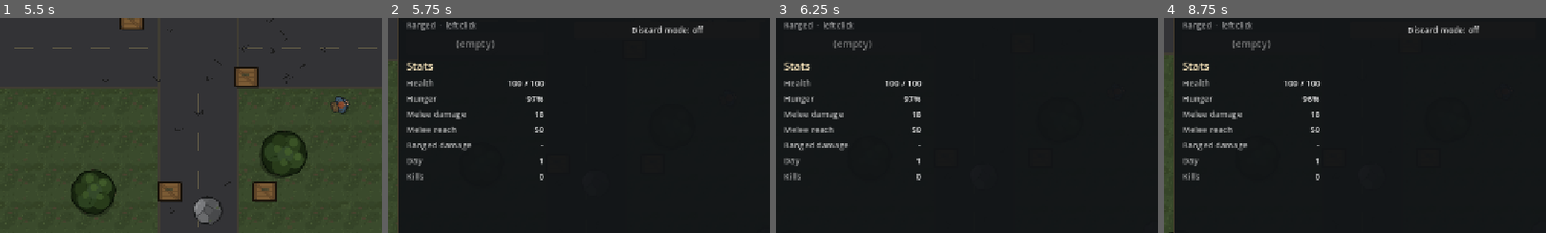
Above: before the commit, frames 1-4 (left to right).
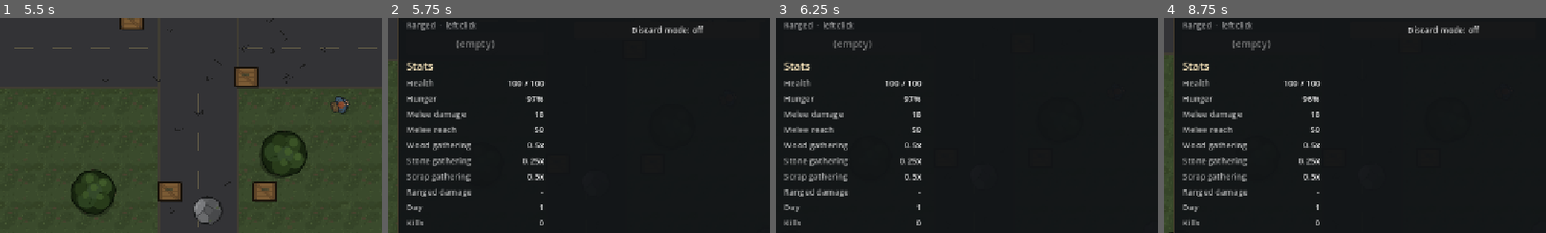
Above: after the commit, the same moments.

Repository: CptSyphilis/nightfall-
Game: Godot game, scene res://scenes/main.tscn
Two runs of this game, one before a commit and one after it. Both use one fixed random seed, a clock stepped at 60 frames per second and the inputs below.
Inputs (mouse positions are % of the whole screen's width and height, from its top left):
- Up to frame 1 (5.5 s): tap Enter (restart) at 0.5, 2, 5 s; move the mouse to (72, 45) at 0.52 s; hold D (move_right) 0.53-1.25 s; hold Right mouse button (demolish) 0.53-1.25 s; tap Q (ability) at 0.6, 5.3 s; click (72, 45) at 0.67 s; drag from (30, 55) to (45, 70) at 1.27 s; move the mouse to (60, 28) at 2.02 s; hold D (move_right) 2.03-2.75 s; tap Space (dodge) at 2.1 s; click (60, 28) at 2.17 s; tap F (eat) at 2.3 s; drag from (45, 70) to (20, 35) at 2.77 s; move the mouse to (80, 65) at 3.52 s; hold A (move_left) 3.53-4.25 s; tap H (heal) at 3.6 s; click (80, 65) at 3.67 s; tap E (interact) at 3.8 s; tap Escape (close_ui) at 4.15 s; drag from (20, 35) to (35, 25) at 4.27 s; move the mouse to (55, 50) at 5.02 s; press the mouse at (55, 50) at 5.03 s; hold S (move_down) from 5.03 s (still down)
- Up to frame 2 (5.75 s): keep holding S (move_down); tap Tab (inventory) at 5.65 s
- Up to frame 3 (6.25 s): release S (move_down) at 5.75 s; release the mouse at (55, 50) at 5.75 s; click "Discard mode: off" at 5.75 s
- Up to frame 4 (8.75 s): click "Discard mode: ON" at 6.5 s; tap Enter (restart) at 7.25, 8 s; drag from (35, 25) to (30, 55) at 7.27 s; move the mouse to (72, 45) at 8.02 s; hold W (move_up) from 8.03 s (still down); hold B (build_mode) from 8.03 s (still down); click (72, 45) at 8.17 s; tap Space (dodge) at 8.3 s; tap R (reload) at 8.65 s
The pictures show only the part of the screen within x 5-55%, y 33-83%; the shares and areas given below are measured in that part.

Frame 1 is identical in both runs. In frame 2, 1.9% of the frame differs, in the area x 4-41%, y 57-97%; in frame 3, 1.9%; in frame 4, 1.9%.

Commit message:
Give each melee weapon its own gather power; keep crafting list scroll on refresh
Better tools take fewer swings and get more out of each tree, rock or scrap pile.
The character screen shows the equipped weapon's gather powers. The crafting list
no longer jumps back to the top when hunger ticks down while the menu is open.

Co-Authored-By: Claude Opus 5.5 <noreply@anthropic.com>

Diff:
--- a/scripts/inventory_ui.gd
+++ b/scripts/inventory_ui.gd
@@ -14,6 +14,8 @@
 var _side: VBoxContainer
 var _last_signature := ""
 var _focus_key := ""     # which button had controller focus, kept across rebuilds
+var _craft_scroll: ScrollContainer = null
+var _craft_scroll_y := 0  # how far the crafting list was scrolled, kept across rebuilds
 var discard_mode := false   # when on, selecting an item throws it away
 
 
@@ -128,6 +130,8 @@
 	var focused := get_viewport().gui_get_focus_owner()
 	if focused != null and focused.has_meta("key"):
 		_focus_key = focused.get_meta("key")
+	if is_instance_valid(_craft_scroll):
+		_craft_scroll_y = _craft_scroll.scroll_vertical
 
 	for box in [_char, _inv, _side]:
 		for child in box.get_children():
@@ -172,6 +176,10 @@
 	_char.add_child(_stat("Hunger", "%d%%" % p.hunger))
 	_char.add_child(_stat("Melee damage", "%d" % m["damage"]))
 	_char.add_child(_stat("Melee reach", "%d" % m["range"]))
+	var g: Dictionary = m.get("gather", {})
+	_char.add_child(_stat("Wood gathering", "%sx" % g.get("tree", 1.0)))
+	_char.add_child(_stat("Stone gathering", "%sx" % g.get("rock", 1.0)))
+	_char.add_child(_stat("Scrap gathering", "%sx" % g.get("scrap", 1.0)))
 	if r.is_empty():
 		_char.add_child(_stat("Ranged damage", "-"))
 	else:
@@ -229,6 +237,15 @@
 		list.add_child(_recipe_button(r))
 	_side.add_child(scroll)
 	_side.add_child(_small(_close_hint()))
+	_craft_scroll = scroll
+	_restore_scroll(scroll, _craft_scroll_y)
+
+
+## The new list can't scroll until it has been laid out, so wait a frame.
+func _restore_scroll(scroll: ScrollContainer, y: int) -> void:
+	await get_tree().process_frame
+	if is_instance_valid(scroll):
+		scroll.scroll_vertical = y
 
 
 func _item_grid(inv, on_click: Callable, p) -> Control:
--- a/scripts/items.gd
+++ b/scripts/items.gd
@@ -35,16 +35,17 @@
 
 ## Weapon stats.
 ## Melee:  damage, range (pixels), arc (radians each side, small = narrow thrust),
-##         cooldown (seconds between swings), knockback, gather (bonus per resource type).
+##         cooldown (seconds between swings), knockback,
+##         gather (power on tree / rock / scrap: 1 = normal, higher = more per swing and fewer swings).
 ## Ranged: damage, cooldown, ammo (item used), magazine (0 = no reloading),
 ##         noise (how far zombies hear it), speed and life of the projectile.
 const WEAPONS := {
-	"fists":       {"type": "melee", "damage": 18.0, "range": 50.0,  "arc": 0.9,  "cooldown": 0.40, "knockback": 200.0},
-	"club":        {"type": "melee", "damage": 38.0, "range": 70.0,  "arc": 1.2,  "cooldown": 0.55, "knockback": 450.0},
-	"stone_axe":   {"type": "melee", "damage": 30.0, "range": 65.0,  "arc": 1.0,  "cooldown": 0.50, "knockback": 300.0, "gather": {"tree": 2}},
-	"spear":       {"type": "melee", "damage": 45.0, "range": 115.0, "arc": 0.3,  "cooldown": 0.60, "knockback": 250.0},
-	"spiked_club": {"type": "melee", "damage": 60.0, "range": 72.0,  "arc": 1.2,  "cooldown": 0.60, "knockback": 550.0},
-	"machete":     {"type": "melee", "damage": 45.0, "range": 72.0,  "arc": 1.3,  "cooldown": 0.38, "knockback": 220.0, "gather": {"scrap": 2}},
+	"fists":       {"type": "melee", "damage": 18.0, "range": 50.0,  "arc": 0.9,  "cooldown": 0.40, "knockback": 200.0, "gather": {"tree": 0.5, "rock": 0.25, "scrap": 0.5}},
+	"club":        {"type": "melee", "damage": 38.0, "range": 70.0,  "arc": 1.2,  "cooldown": 0.55, "knockback": 450.0, "gather": {"tree": 1.0, "rock": 1.5, "scrap": 1.0}},
+	"stone_axe":   {"type": "melee", "damage": 30.0, "range": 65.0,  "arc": 1.0,  "cooldown": 0.50, "knockback": 300.0, "gather": {"tree": 2.5, "rock": 1.0, "scrap": 1.0}},
+	"spear":       {"type": "melee", "damage": 45.0, "range": 115.0, "arc": 0.3,  "cooldown": 0.60, "knockback": 250.0, "gather": {"tree": 0.75, "rock": 0.5, "scrap": 0.75}},
+	"spiked_club": {"type": "melee", "damage": 60.0, "range": 72.0,  "arc": 1.2,  "cooldown": 0.60, "knockback": 550.0, "gather": {"tree": 1.0, "rock": 2.5, "scrap": 1.5}},
+	"machete":     {"type": "melee", "damage": 45.0, "range": 72.0,  "arc": 1.3,  "cooldown": 0.38, "knockback": 220.0, "gather": {"tree": 1.5, "rock": 0.5, "scrap": 2.5}},
 	"pistol":   {"type": "ranged", "damage": 45.0, "cooldown": 0.18, "ammo": "ammo",  "magazine": 12, "noise": 650.0, "speed": 1100.0, "life": 0.8, "style": "bullet"},
 	"bow":      {"type": "ranged", "damage": 55.0, "cooldown": 0.75, "ammo": "arrow", "magazine": 0,  "noise": 90.0,  "speed": 700.0,  "life": 0.9, "style": "arrow"},
 	"crossbow": {"type": "ranged", "damage": 95.0, "cooldown": 1.40, "ammo": "arrow", "magazine": 0,  "noise": 140.0, "speed": 950.0,  "life": 0.9, "style": "arrow"},
--- a/scripts/player.gd
+++ b/scripts/player.gd
@@ -405,7 +405,7 @@
 		z.take_damage(w["damage"], to.normalized() * w["knockback"])
 		hits += 1
 	# The same swing chops trees, breaks rocks and pulls apart scrap.
-	var gather_bonus: Dictionary = w.get("gather", {})
+	var gather_power: Dictionary = w.get("gather", {})
 	for r in get_tree().get_nodes_in_group("resources"):
 		if r.depleted:
 			continue
@@ -414,7 +414,7 @@
 			continue
 		if absf(aim_dir.angle_to(to)) > arc + _arc_slack(to.length(), r.radius):
 			continue
-		r.gather(self, gather_bonus.get(r.kind, 1))
+		r.gather(self, gather_power.get(r.kind, 1.0))
 		hits += 1
 	game.make_noise(global_position, MELEE_NOISE)
 	return hits > 0
--- a/scripts/resource_node.gd
+++ b/scripts/resource_node.gd
@@ -1,6 +1,7 @@
 extends StaticBody2D
 ## A tree, rock or scrap pile. Hit it with melee (right click) to gather.
-## Each hit gives some materials. It disappears after its last hit.
+## Each hit gives some materials. It disappears once its durability runs out.
+## Better tools give more per hit AND wear the pile down in fewer hits.
 
 const Items := preload("res://scripts/items.gd")
 const FloatingText := preload("res://scripts/floating_text.gd")
@@ -19,8 +20,8 @@
 
 var kind := "tree"
 var radius := 16.0
-var hits_left := 4
-var max_hits := 4
+var durability := 4.0       # one normal hit takes off 1
+var max_durability := 4.0
 var depleted := false
 var _shake := 0.0
 var _rng := RandomNumberGenerator.new()
@@ -30,8 +31,8 @@
 func setup(k: String) -> void:
 	kind = k
 	radius = KINDS[k]["radius"]
-	max_hits = KINDS[k]["hits"]
-	hits_left = max_hits
+	max_durability = KINDS[k]["hits"]
+	durability = max_durability
 
 
 func _ready() -> void:
@@ -48,13 +49,19 @@
 
 
 ## Called by the player's melee swing. Puts materials in their inventory.
-## multiplier > 1 when using the right tool (stone axe on trees, machete on scrap).
-func gather(by: Node, multiplier: int = 1) -> int:
+## power is the tool's gather power for this kind (1 = normal). A hit gives
+## power x the normal amount but only wears off sqrt(power) durability, so a
+## good tool (power 2.5) clears a pile in fewer hits and gets ~1.6x out of it,
+## while fists (power 0.5) take more hits and get ~0.7x.
+func gather(by: Node, power: float = 1.0) -> int:
 	if depleted:
 		return 0
 	var info: Dictionary = KINDS[kind]
 	var item: String = info["item"]
-	var amount: int = _rng.randi_range(info["min"], info["max"]) * multiplier
+	var wear := sqrt(power)
+	# The last hit only gets the share of the pile that was left.
+	var share := minf(durability, wear) / wear
+	var amount := _round_random(_rng.randf_range(info["min"], info["max"]) * power * share)
 	var added: int = by.inventory.add(item, amount)
 	var text := "+%d %s" % [added, Items.display_name(item)]
 	# Scrap piles sometimes have old clothes in them.
@@ -65,15 +72,21 @@
 		text = "Inventory full"
 	_popup(text, Items.color(item) if added > 0 else Color(1, 0.4, 0.4))
 
-	hits_left -= 1
+	durability -= wear
 	_shake = 0.15
-	if hits_left <= 0:
+	if durability <= 0.001:
 		depleted = true
 		var game := get_tree().get_first_node_in_group("game")
 		if game:
 			game.nav_dirty = true   # zombies can walk here now
 		queue_free()
 	return added
+
+
+## 2.3 becomes 2 most of the time and 3 the other 30%, so small amounts still add up.
+func _round_random(x: float) -> int:
+	var whole := floori(x)
+	return whole + (1 if _rng.randf() < x - whole else 0)
 
 
 func _popup(text: String, color: Color) -> void:
@@ -98,7 +111,7 @@
 	draw_set_transform(off, r.randf() * TAU, Vector2(sc, sc))
 	draw_texture(tex, -tex.get_size() / 2)
 	draw_set_transform(Vector2.ZERO)
-	if hits_left < max_hits:
+	if durability < max_durability:
 		var w := 30.0
 		draw_rect(Rect2(-w / 2, -radius - 14, w, 4), Color(0.1, 0.1, 0.1))
-		draw_rect(Rect2(-w / 2, -radius - 14, w * hits_left / max_hits, 4), Color(0.9, 0.8, 0.3))
+		draw_rect(Rect2(-w / 2, -radius - 14, w * durability / max_durability, 4), Color(0.9, 0.8, 0.3))
